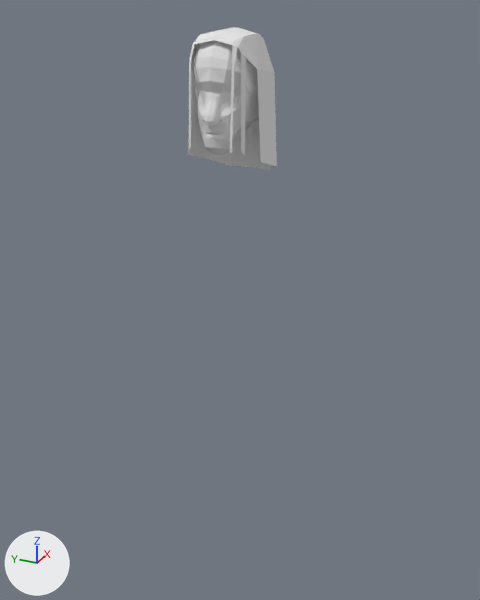
A saved change to the Blender file blend/metaleiro.blend.
The view is the same before and after, from a camera (50 mm lens) standing at (-10.52, -4.96, 2.72) and looking at (0.17, -0.15, -2.62). Arrows for +X, +Y and +Z are at lower left; the lights stay in place.

The first picture shows 'Head'.
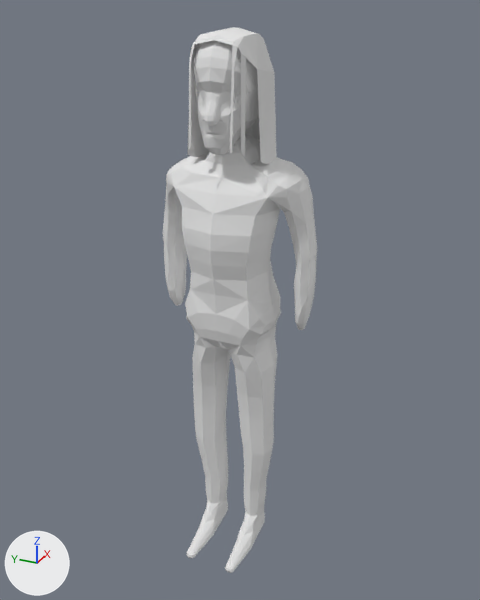
The newer file is also turned or shifted as a whole; pictures and numbers use the older file's frame.

Pixel boxes (x1, y1, x2, y2) of what changed, in the pictures (480 x 600 px):
'Body', added: after (163, 132, 317, 573)

The edits, one by one:
Mesh me_body is new.
It has 741 vertices, 752 faces, 1 loose edge and spans x -1.61..1.5, y -8.33..0.53, z -1.11..0.77.
Object 'Body' (ob_body) is new; it shows me_body.
Its location is (0.06, 0.04, 0.05).
Its rotation in degrees is (90, 0, 90).
Its scale is (1.0, 1.0, 1.14).
